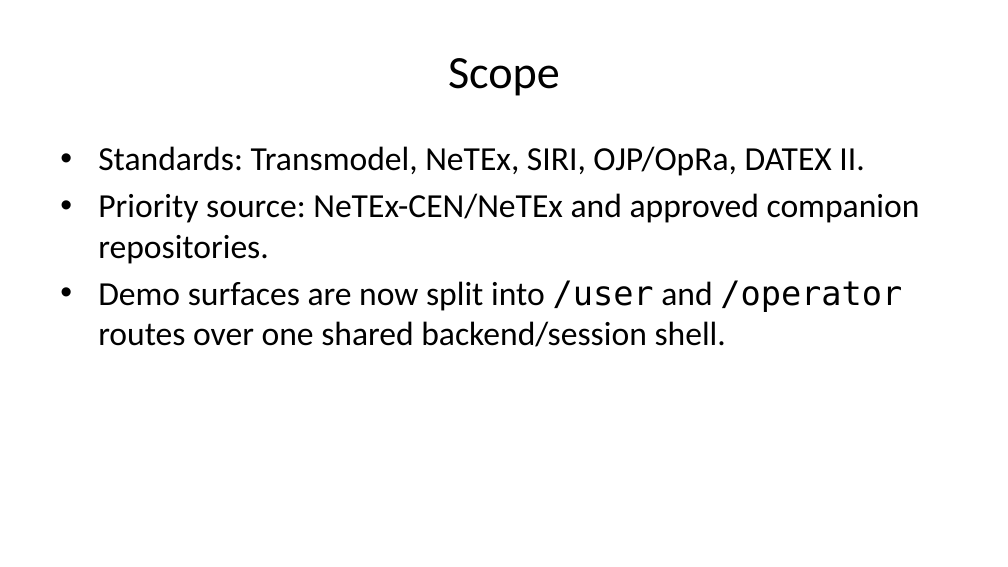
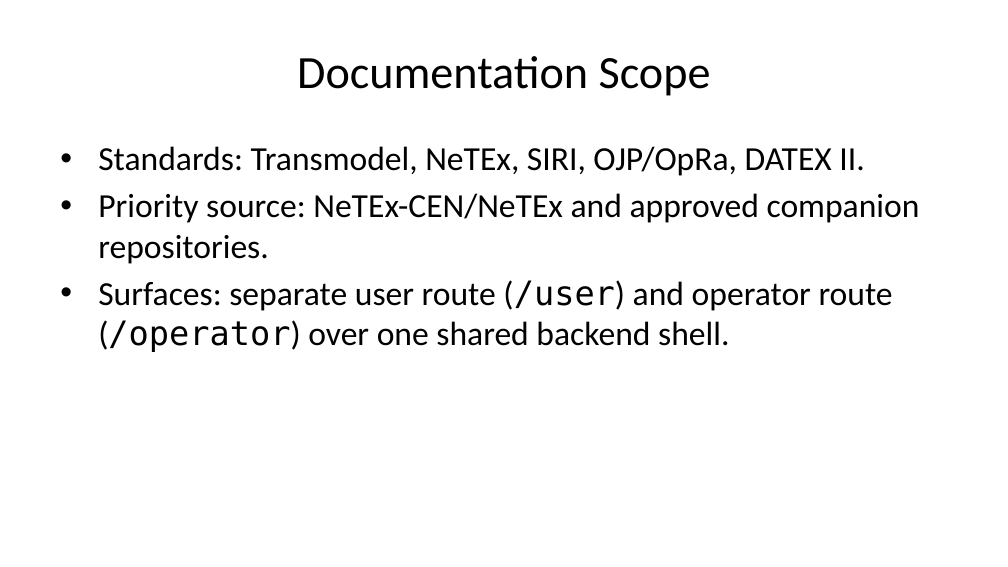
Before and after one commit to UM-KGPI/NapcoreHelpdesk, a slide deck: slide 4 of dist/napcore-helpdesk-presentation.pptx. Drawn at 1008x567 pixels with LibreOffice and Linux fonts; fonts in the diff are those of the drawing. Boxes give left, top, right and bottom in pixels: in the first picture for what was removed or moved away, otherwise in the second. Text is boxed around its words. In the diff, an @@ line names an element or a change of style, - is before the commit and + after.

```diff
--- a/dist/napcore-helpdesk-presentation.pptx
+++ b/dist/napcore-helpdesk-presentation.pptx
@@ title at (297,56,711,96): text changed @@
-Scope
+Documentation Scope
@@ text at (98,280,893,352): text changed @@
-• Demo surfaces are now split into /user and /operator routes over one shared backend/session shell.
+• Surfaces: separate user route (/user) and operator route (/operator) over one shared backend shell.
```
Also in this commit, not shown: 7 other slides changed, 3 slides added, 8 slides removed, 8 other files.
